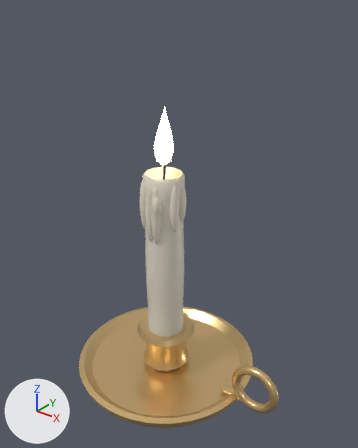
The glTF model presentations/cantillon/models/glb/candle.glb: old version first, new version second.
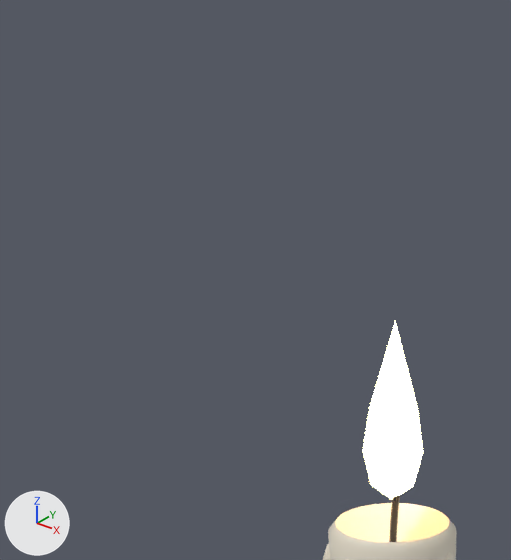
Old and new are each drawn whole from a 50 mm lens placed at (1.005, -1.176, 0.872), pointed at (0.067, -0.003, 0.145) and again close up on the part from 9% to 57% of the width and 0% to 41% of the height. Arrows for +X, +Y and +Z are at lower left; the lights stay in place. The first two pictures are the older version. Both versions are drawn at frame 24 of the action 'Animation'; the numbers are the values there.

In view in the first close-up: 'm_flame', 'm_root'.
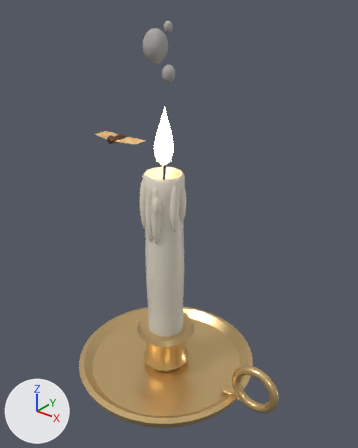
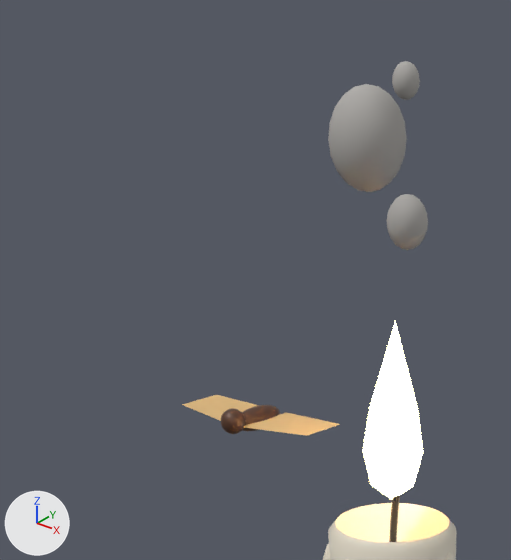
What the commit changed:
Material 'concrete' (mat_concrete) is new.
Its base color is (0.42, 0.405, 0.385) (grey #adaba7).
Its roughness is 0.92.
Material 'sand' (mat_sand) is new.
Its base color is (0.7, 0.46, 0.2) (beige #dab57c).
Its roughness is 0.9.
Material 'brown' (mat_brown) is new.
Its base color is (0.09, 0.036, 0.016) (brown #553522).
Its metallic is 0.05.
Its roughness is 0.45.
Mesh me_sphere_008 is new.
It is a UV sphere (16 segments, 10 rings, poles along z) spanning x 0.0117..0.0381, y -0.0132..0.0132, z 0.7419..0.7763.
It uses material mat_concrete (grey #adaba7).
Mesh me_sphere_007 is new.
It is a UV sphere (16 segments, 10 rings, poles along z) spanning x -0.0636..0.0137, y -0.0387..0.0387, z 0.6532..0.7537.
It uses material mat_concrete (grey #adaba7).
Mesh me_sphere_006 is new.
It is a UV sphere (16 segments, 10 rings, poles along z) spanning x 0.0045..0.0455, y -0.0205..0.0205, z 0.6023..0.6555.
It uses material mat_concrete (grey #adaba7).
Mesh me_mothr is new.
It has 36 vertices, 48 faces and spans x -0.2995..-0.2095, y -0.0375..0.0375, z 0.39..0.3936.
It uses material mat_sand (beige #dab57c).
Mesh me_mothl is new.
It has 36 vertices, 48 faces and spans x -0.1905..-0.1005, y -0.0375..0.0375, z 0.39..0.3936.
It uses material mat_sand (beige #dab57c).
Mesh me_sphere_009 is new.
It consists of a UV sphere (16 segments, 10 rings, poles along z) spanning x -0.2133..-0.1867, y -0.0342..0.0342, z 0.3767..0.4033; a UV sphere (12 segments, 8 rings, poles along z) spanning x -0.2142..-0.1858, y -0.0522..-0.0237, z 0.3805..0.409.
It uses material mat_brown (brown #553522).
Object 'm_smoke2' (ob_m_smoke2) is new; it shows me_sphere_008.
Its location is (0.0, 0.0, 0.0).
Object 'm_smoke1' (ob_m_smoke1) is new; it shows me_sphere_007.
Its location is (0.0, 0.0, 0.0).
Object 'm_smoke0' (ob_m_smoke0) is new; it shows me_sphere_006.
Its location is (0.0, 0.0, 0.0).
Object 'm_mothR' (ob_m_mothr) is new; it shows me_mothr.
Its location is (0.0, 0.0, 0.0).
Object 'm_mothL' (ob_m_mothl) is new; it shows me_mothl.
Its location is (0.0, 0.0, 0.0).
Object 'm_moth' (ob_m_moth) is new; it shows me_sphere_009.
Its location is (0.0, 0.0, 0.0).

What differs and where, as boxes [x1, y1, x2, y2] in the close-ups (511 x 560 px):
'm_smoke1', added
    after: [328, 84, 407, 192]
'm_smoke0', added
    after: [387, 194, 428, 250]
'm_mothL', added (beige)
    after: [244, 412, 340, 436]
'm_moth', added (brown)
    after: [221, 405, 280, 434]
'm_mothR', added (beige)
    after: [182, 395, 259, 421]
'm_smoke2', added
    after: [392, 61, 420, 100]
